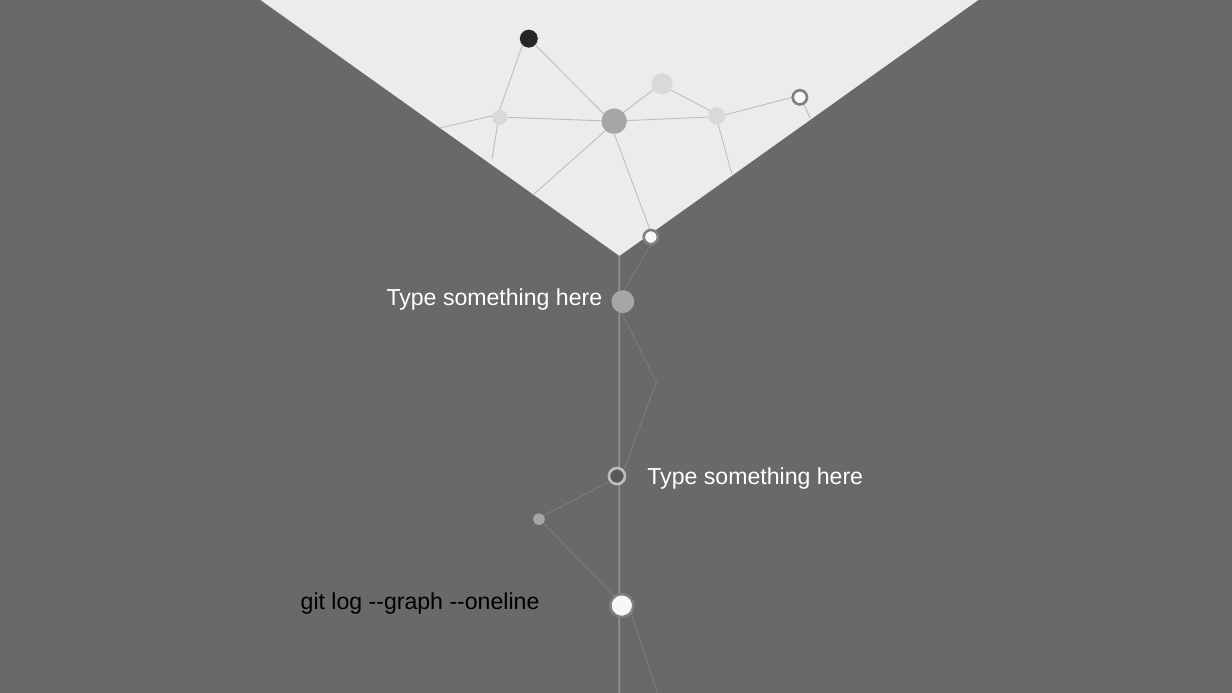
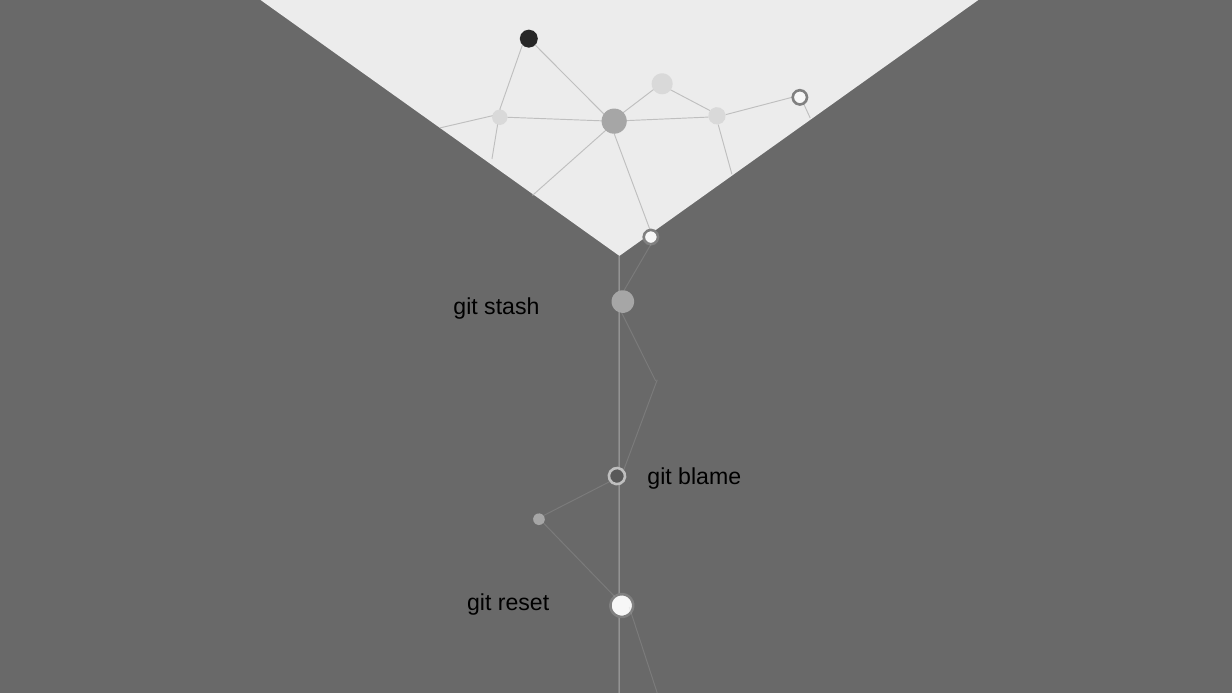
Before and after one commit to SteveJeson/learngit, a slide deck: slide 5 of GIT进阶.pptx. Drawn at 1232x693 pixels with LibreOffice and Linux fonts; fonts in the diff are those of the drawing. Boxes give left, top, right and bottom in pixels: in the first picture for what was removed or moved away, otherwise in the second. Text is boxed around its words. In the diff, an @@ line names an element or a change of style, - is before the commit and + after.

```diff
--- a/GIT进阶.pptx
+++ b/GIT进阶.pptx
@@ text at (453, 297, 539, 319): text changed; text colour #FFFFFF to #000000 @@
-Type something here
+git stash
@@ text at (647, 467, 741, 489): text changed; text colour #FFFFFF to #000000 @@
-Type something here
+git blame
@@ text at (467, 593, 549, 615): text changed @@
-git log --graph --oneline
+git reset
```
Also in this commit, not shown: 1 other slide changed, 1 slide removed, 1 other file.
